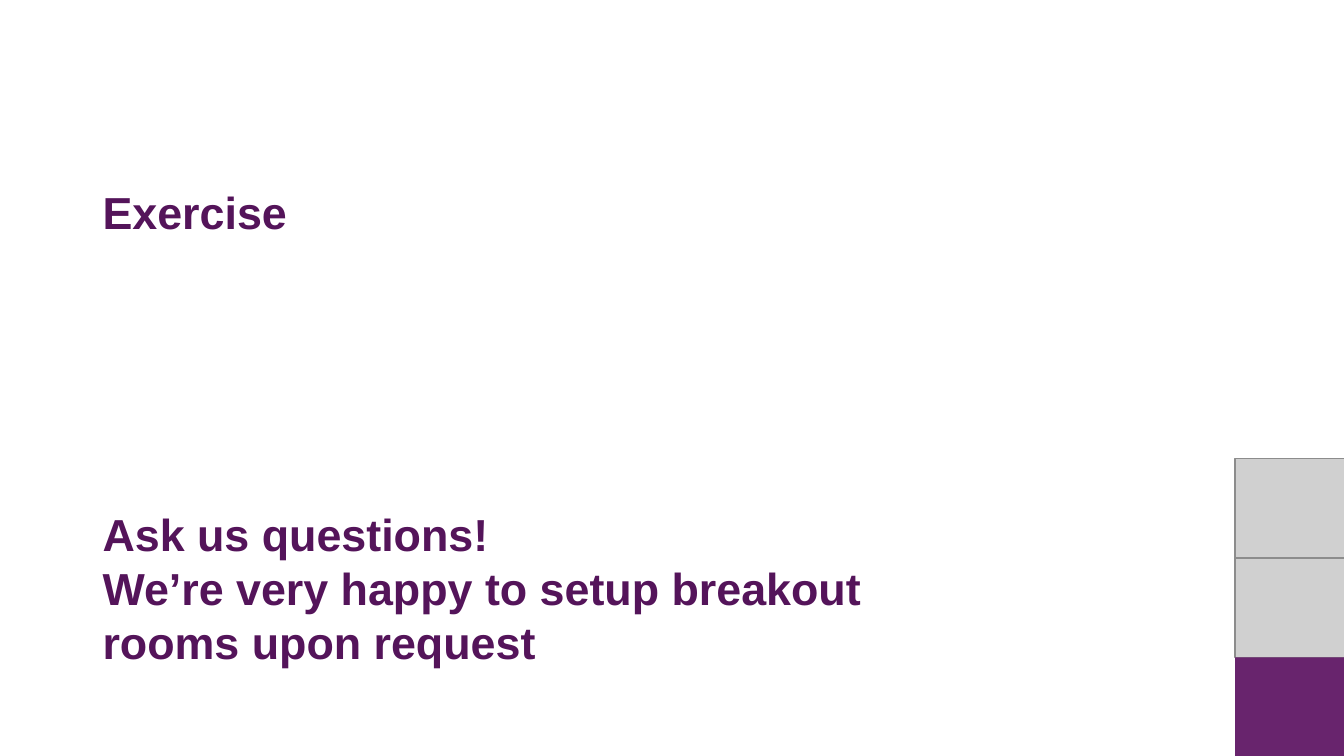
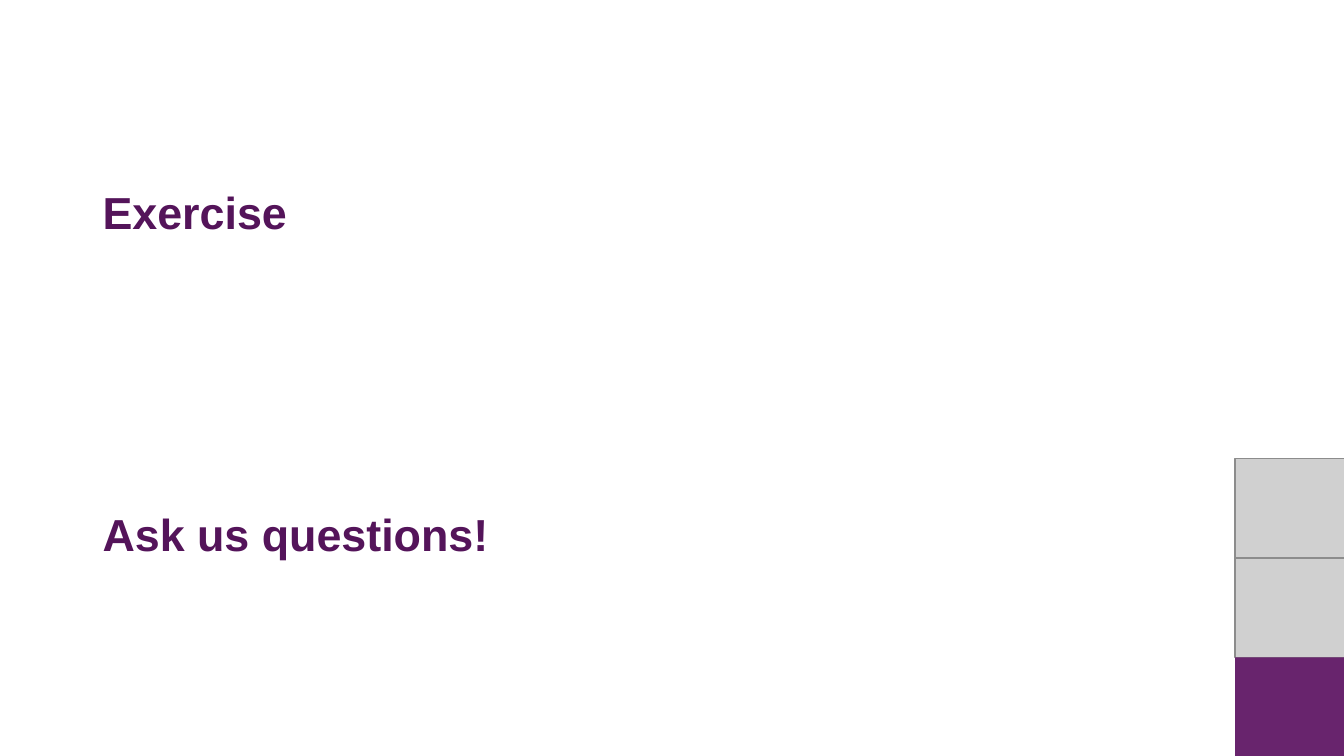
Before and after one commit to DurhamARC/profiling-intel, a slide deck: slide 20 of slides/profiling_with_itac.pptx. Drawn at 1344x756 pixels with LibreOffice and Linux fonts; fonts in the diff are those of the drawing; grey boxes stand for pictures; background and template pictures are left out. Boxes give left, top, right and bottom in pixels: in the first picture for what was removed or moved away, otherwise in the second. Text is boxed around its words. In the diff, an @@ line names an element or a change of style, - is before the commit and + after.

```diff
--- a/slides/profiling_with_itac.pptx
+++ b/slides/profiling_with_itac.pptx
@@ text at (103,572,861,668): paragraph removed @@
-We’re very happy to setup breakout rooms upon request
```
Also in this commit, not shown: 2 other slides changed, 1 other file.
